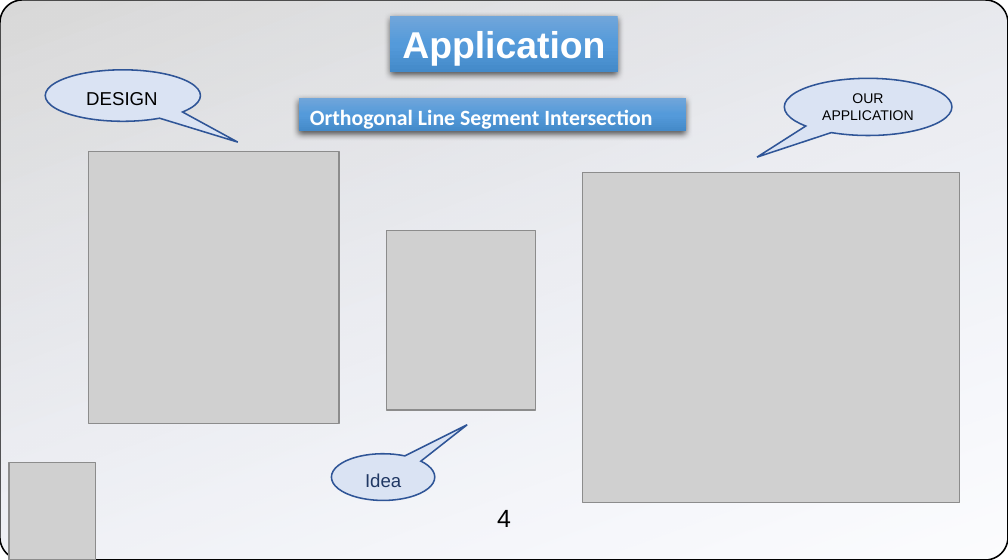
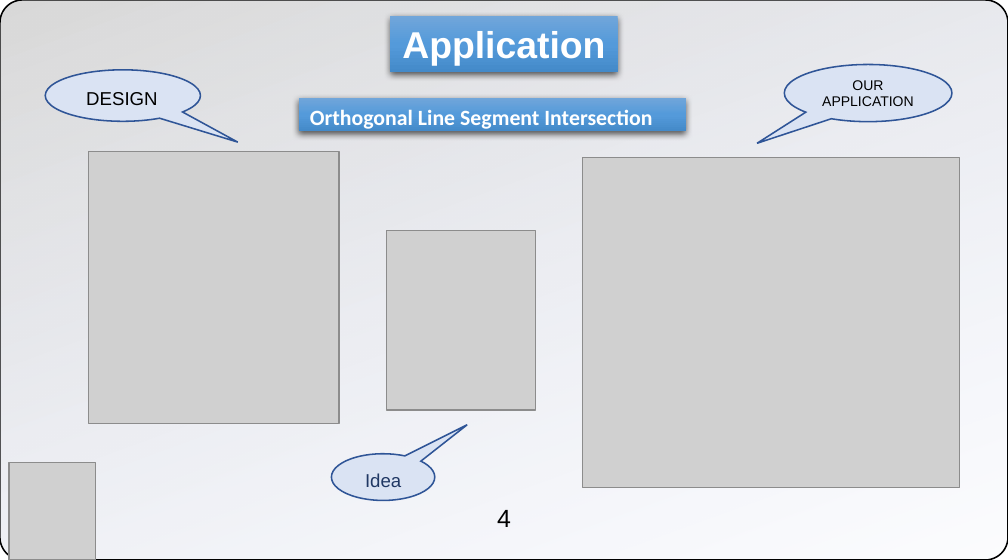
Before and after one commit to m-sabihul-hasan/cs201-s20-final-project-lightning-panthers, a slide deck: slide 4 of Buffer Tree - Poster Presentation.pptx. Drawn at 1008x560 pixels with LibreOffice and Linux fonts; fonts in the diff are those of the drawing; grey boxes stand for pictures; background and template pictures are left out. Boxes give left, top, right and bottom in pixels: in the first picture for what was removed or moved away, otherwise in the second. Text is boxed around its words. In the diff, an @@ line names an element or a change of style, - is before the commit and + after.

```diff
--- a/Buffer Tree - Poster Presentation.pptx
+++ b/Buffer Tree - Poster Presentation.pptx
@@ 1 picture, 1 text, 1 speech bubble: place and size @@
-1 picture, 1 text, 1 speech bubble at box(582, 78, 959, 503)
+1 picture, 1 text, 1 speech bubble at box(582, 65, 959, 488)
```
Also in this commit, not shown: 3 other slides changed.
